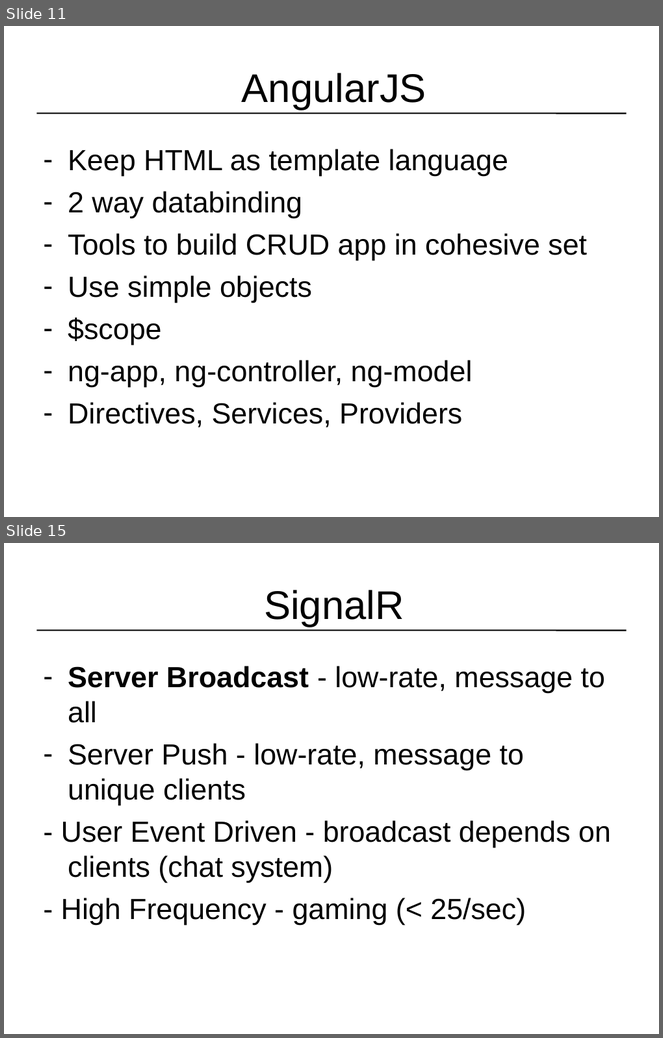
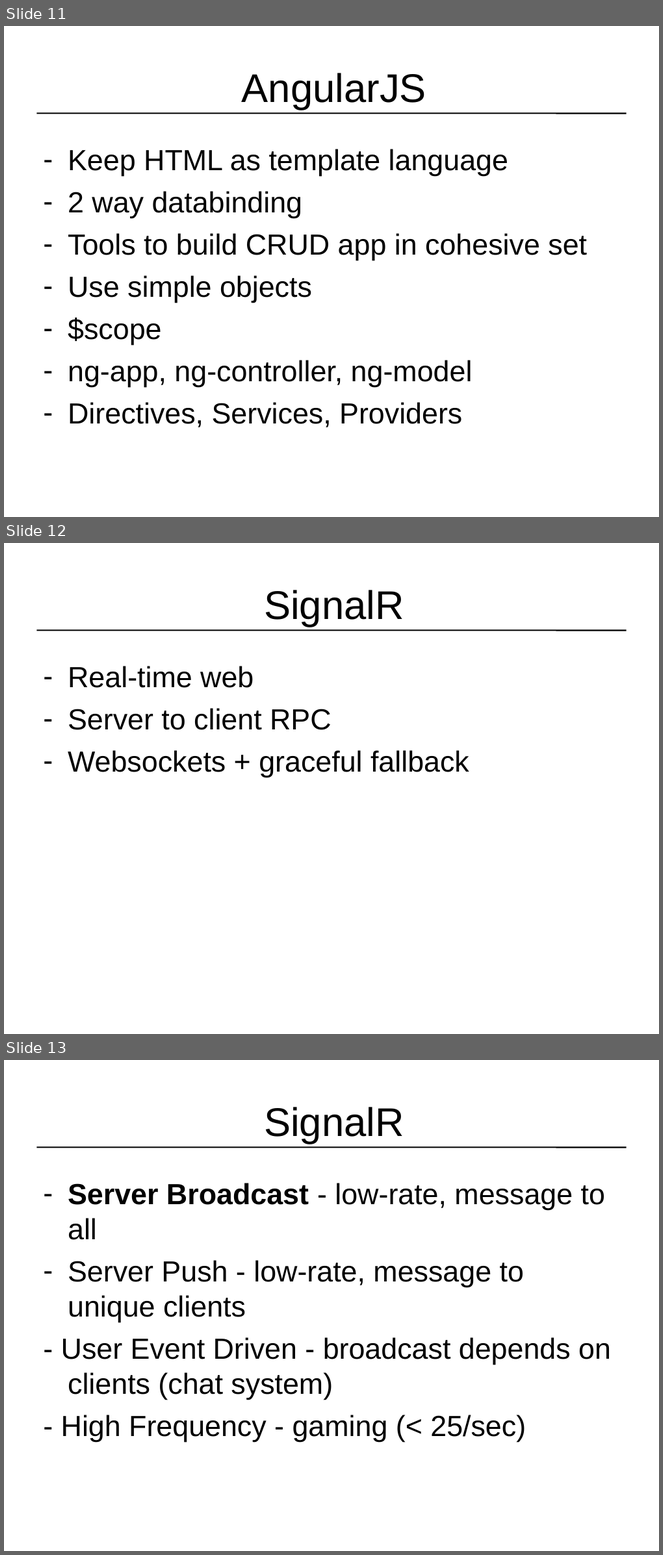
Before and after one commit to paaschpa/ordersDemo, a slide deck: Lcnug.ppt. Shown one above the other, each under a label of ours: slides 11 and 15 before the commit, slides 11, 12 and 13 after it; the slides between them are not shown. The pictures are 663x1038 and 663x1555 pixels, drawn with LibreOffice and Linux fonts; fonts in the diff are those of the drawing. Boxes give left, top, right and bottom in pixels: in the first picture for what was removed or moved away, otherwise in the second. Text is boxed around its words. In the diff, an @@ line names an element or a change of style, - is before the commit and + after.

```diff
--- a/Lcnug.ppt
+++ b/Lcnug.ppt
@@ slide 12 added at (x1=4, y1=543, x2=659, y2=1034), background #FFFFFF; not listed: 1 template element that a slide beside it also shows @@
@@ title added at (x1=264, y1=590, x2=404, y2=627), 44 pt, text #000000 @@
+SignalR
@@ text added at (x1=68, y1=666, x2=469, y2=778), 32 pt, text #000000 @@
+– Real-time web
+– Server to client RPC
+– Websockets + graceful fallback
@@ what was slide 15 is now slide 13 @@
```
Also in this commit, not shown: 4 other files.
